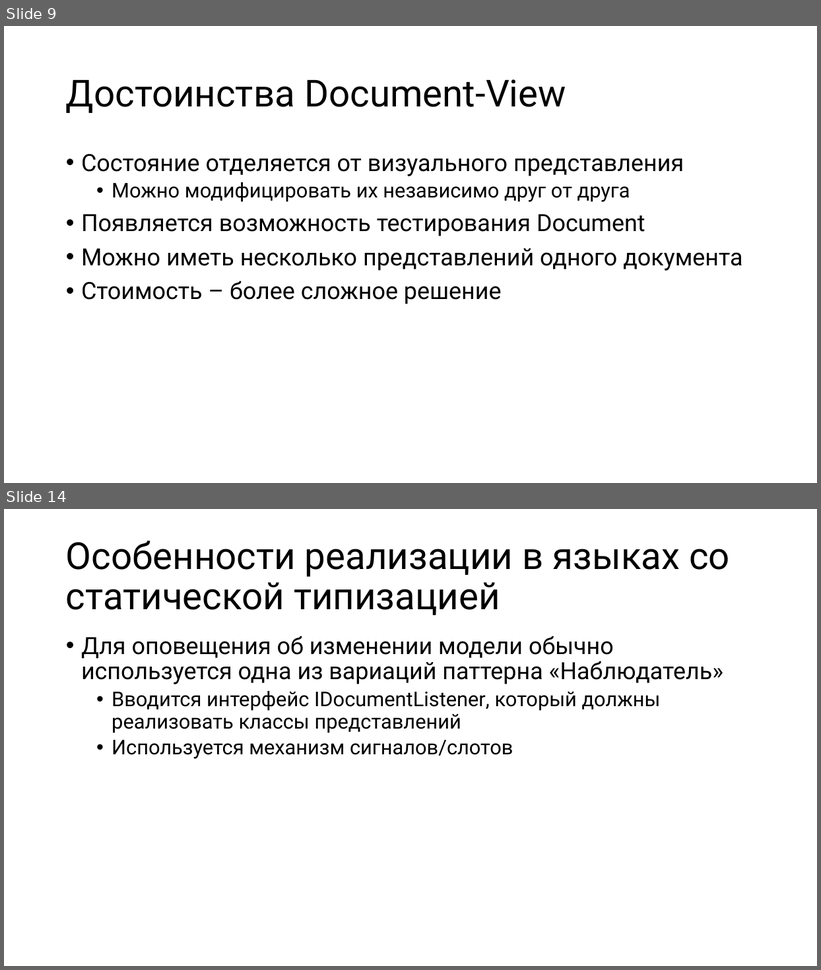
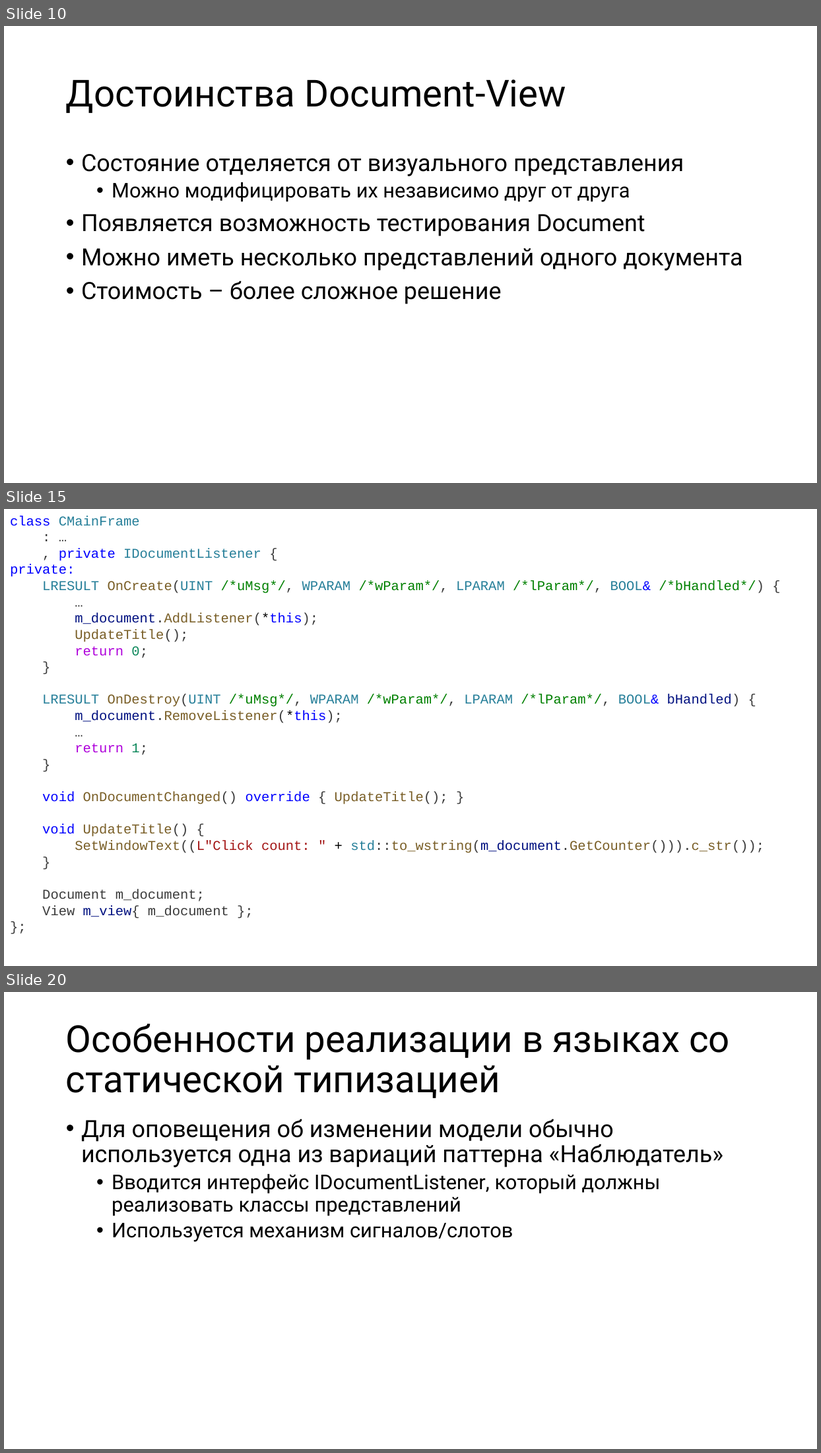
Before and after one commit to alexey-malov/ood, a slide deck: lectures/16.mvxx/mvxx.pptx. Shown one above the other, each under a label of ours: slides 9 and 14 before the commit, slides 10, 15 and 20 after it; the slides between them are not shown. The pictures are 821x970 and 821x1453 pixels, drawn with LibreOffice and Linux fonts; fonts in the diff are those of the drawing. Boxes give left, top, right and bottom in pixels: in the first picture for what was removed or moved away, otherwise in the second. Text is boxed around its words. In the diff, an @@ line names an element or a change of style, - is before the commit and + after.

```diff
--- a/lectures/16.mvxx/mvxx.pptx
+++ b/lectures/16.mvxx/mvxx.pptx
@@ slide 15 added at (4,509,817,966), background #FFFFFF @@
@@ text added at (10,516,764,919), 16 pt, text #795E26 @@
+class CMainFrame
+: …
+, private IDocumentListener {
+private:
+LRESULT OnCreate(UINT /*uMsg*/, WPARAM /*wParam*/, LPARAM /*lParam*/, BOOL& /*bHandled*/) {
+…
+m_document.AddListener(*this);
+UpdateTitle();
+return 0;
+}
+LRESULT OnDestroy(UINT /*uMsg*/, WPARAM /*wParam*/, LPARAM /*lParam*/, BOOL& bHandled) {
+m_document.RemoveListener(*this);
+…
+return 1;
+}
+void OnDocumentChanged() override { UpdateTitle(); }
+void UpdateTitle() {
+SetWindowText((L"Click count: " + std::to_wstring(m_document.GetCounter())).c_str());
+}
+Document m_document;
+View m_view{ m_document };
+};
@@ what was slide 9 is now slide 10 @@
@@ what was slide 14 is now slide 20 @@
```
Also in this commit, not shown: 7 slides changed, 5 other slides added, 9 other files.
